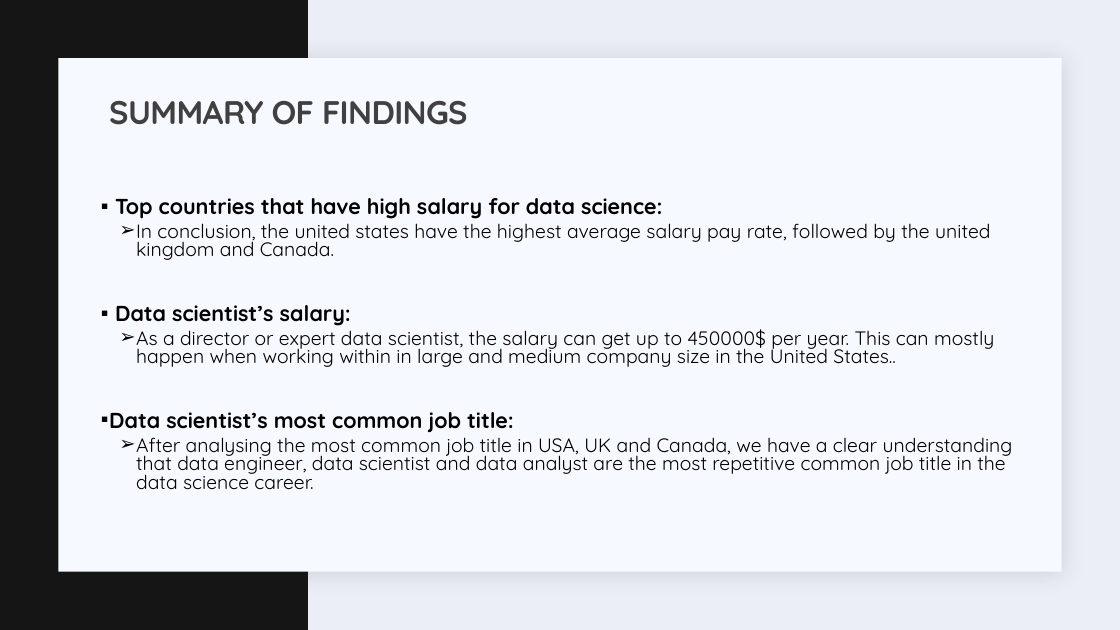
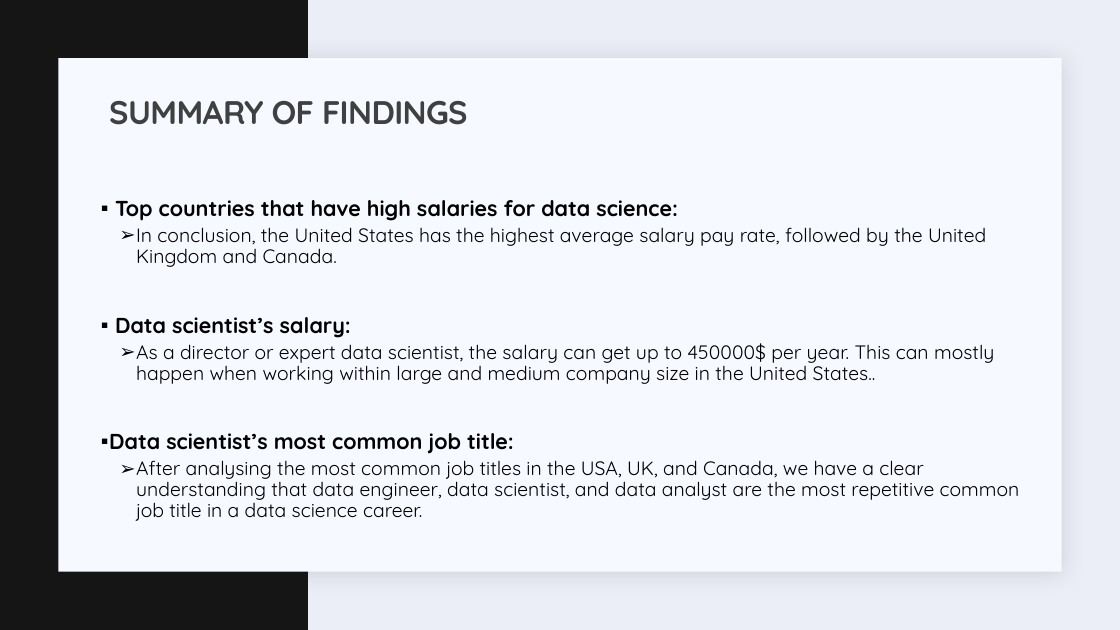
Before and after one commit to JEDDTT/Software-Projects, a slide deck: slide 54 of Data Analysis/DATA SCIENTIST SALARY.pptx (slide 49 before the commit). Drawn at 1120x630 pixels with LibreOffice and Linux fonts; fonts in the diff are those of the drawing. Boxes give left, top, right and bottom in pixels: in the first picture for what was removed or moved away, otherwise in the second. Text is boxed around its words. In the diff, an @@ line names an element or a change of style, - is before the commit and + after.

```diff
--- a/Data Analysis/DATA SCIENTIST SALARY.pptx
+++ b/Data Analysis/DATA SCIENTIST SALARY.pptx
@@ text at (x1=115, y1=200, x2=986, y2=267): text changed @@
-▪ Top countries that have high salary for data science:
-  ➢ In conclusion, the united states have the highest average salary pay rate, followed by the united kingdom and Canada.
+▪ Top countries that have high salaries for data science:
+  ➢ In conclusion, the United States has the highest average salary pay rate, followed by the United Kingdom and Canada.
@@ text at (x1=109, y1=317, x2=514, y2=454): line spacing 0.8 to 0.9 @@
@@ text at (x1=136, y1=343, x2=994, y2=384): text changed @@
-  ➢ As a director or expert data scientist, the salary can get up to 450000$ per year. This can mostly happen when working within in large and medium company size in the United States..
+  ➢ As a director or expert data scientist, the salary can get up to 450000$ per year. This can mostly happen when working within large and medium company size in the United States..
@@ text at (x1=136, y1=460, x2=1020, y2=521): text changed @@
-  ➢ After analysing the most common job title in USA, UK and Canada, we have a clear understanding that data engineer, data scientist and data analyst are the most repetitive common job title in the data science career.
+  ➢ After analysing the most common job titles in the USA, UK, and Canada, we have a clear understanding that data engineer, data scientist, and data analyst are the most repetitive common job title in a data science career.
```
Also in this commit, not shown: 23 other slides changed, 5 slides added, 13 other files.
